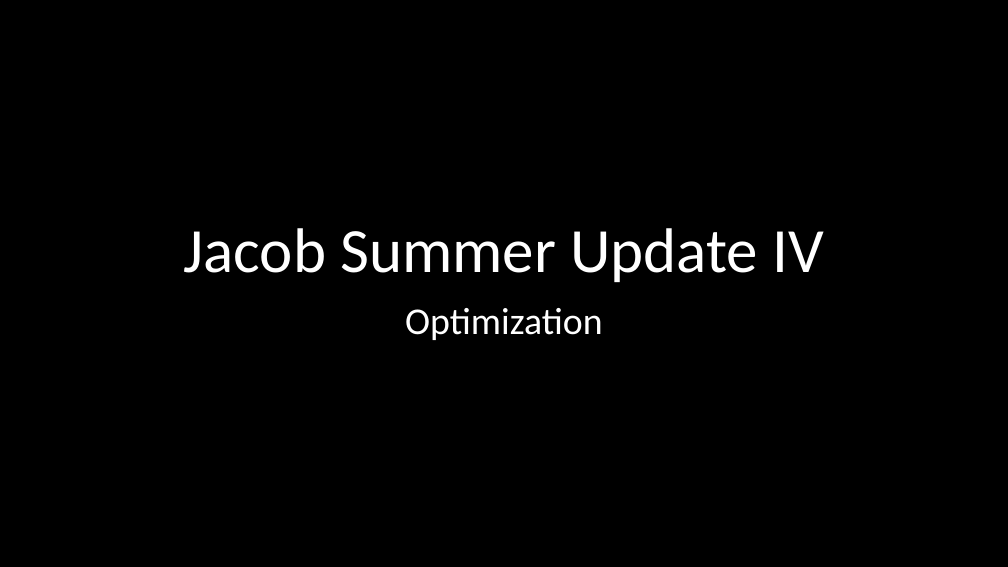
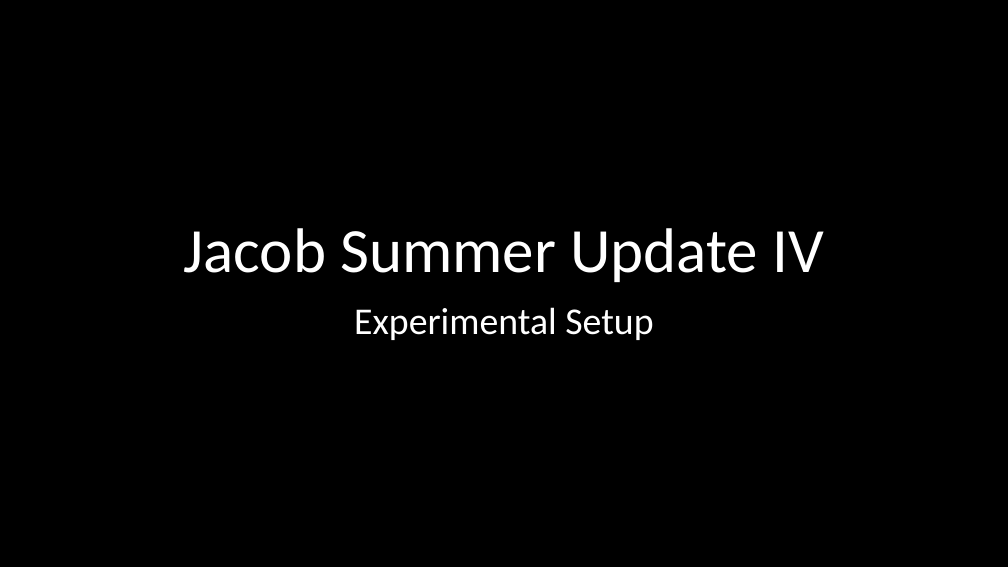
Before and after one commit to jwknaup/Junior, a slide deck: slide 1 of IDEAlab/Presentations/Jacob Summer Update IV.pptx. Drawn at 1008x567 pixels with LibreOffice and Linux fonts; fonts in the diff are those of the drawing. Boxes give left, top, right and bottom in pixels: in the first picture for what was removed or moved away, otherwise in the second. Text is boxed around its words. In the diff, an @@ line names an element or a change of style, - is before the commit and + after.

```diff
--- a/IDEAlab/Presentations/Jacob Summer Update IV.pptx
+++ b/IDEAlab/Presentations/Jacob Summer Update IV.pptx
@@ subtitle at box(354, 307, 653, 340): text changed @@
-Optimization
+Experimental Setup
```
Also in this commit, not shown: 1 other slide changed, 1 slide removed, 20 other files.
